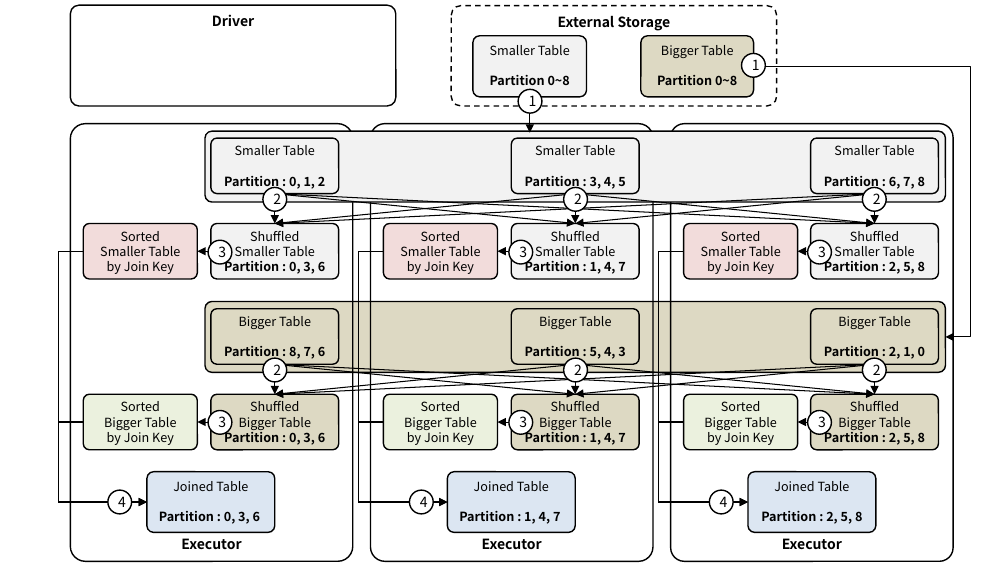
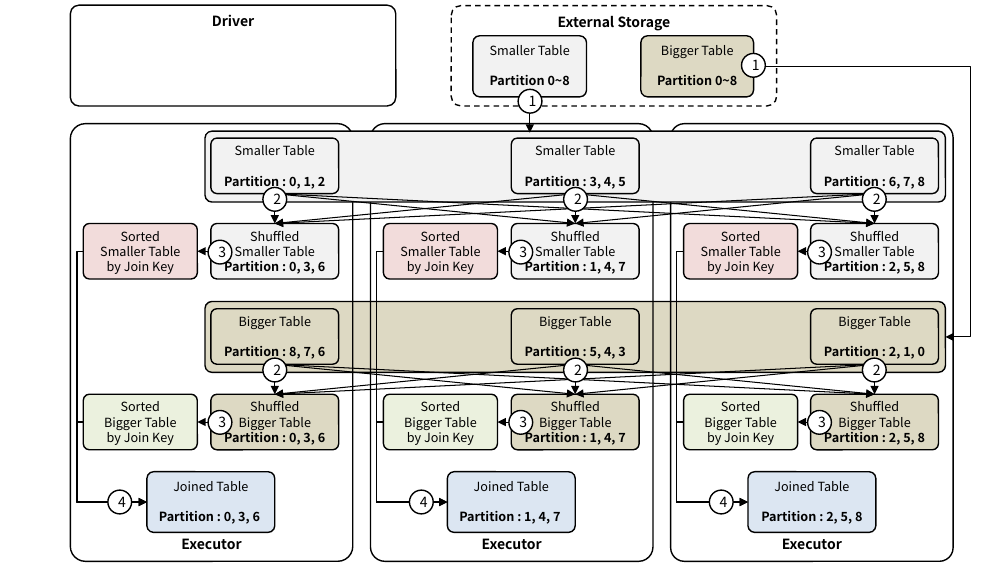
Before and after one commit to ssup2/blog-software, a slide deck: slide 4 of content/docs/theory-analysis/spark-join-strategy/images/images.pptx. Drawn at 1008x567 pixels with LibreOffice and Linux fonts; fonts in the diff are those of the drawing. Boxes give left, top, right and bottom in pixels: in the first picture for what was removed or moved away, otherwise in the second. Text is boxed around its words. In the diff, an @@ line names an element or a change of style, - is before the commit and + after.

```diff
--- a/content/docs/theory-analysis/spark-join-strategy/images/images.pptx
+++ b/content/docs/theory-analysis/spark-join-strategy/images/images.pptx
@@ elbow arrow (84, 251) - (147, 502): route changed @@
@@ elbow arrow (383, 251) - (448, 502): route changed @@
@@ elbow arrow (683, 251) - (748, 502): route changed @@
@@ elbow arrow (84, 422) - (147, 502): route changed @@
@@ elbow arrow (383, 422) - (448, 502): route changed @@
@@ elbow arrow (683, 422) - (748, 502): route changed @@
```
Also in this commit, not shown: 4 other slides changed, 12 slides removed, 7 other files.
